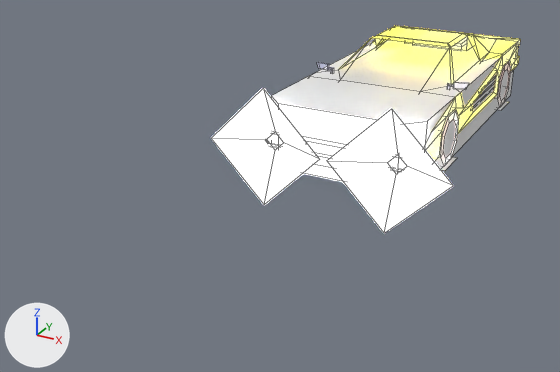
The FBX model Assets/FBX/Cars/Eleganza/Eleganza.fbx as it was, and as the next commit left it.
Both versions are drawn from a camera (50 mm lens) standing at (6.27, -18.0, 6.49) and looking at (-1.37, -4.12, -0.45). Every picture has the same lights, and +X, +Y and +Z are marked at lower left. Mesh edges are drawn as thin lines. Where no turn or scale is listed for an object, it has been applied to the vertices.

Names of what the first picture shows: 'eleganza1', 'eleganza_cldr'.
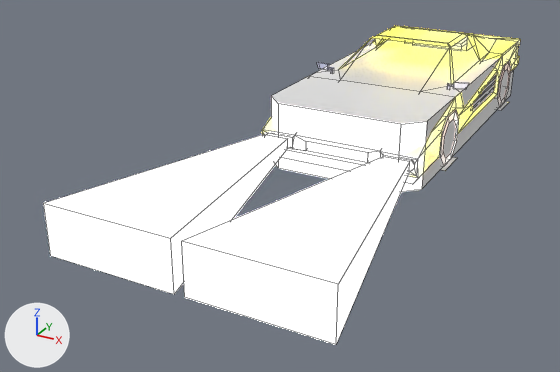
Boxes [x1, y1, x2, y2] around the edits, measured in the pictures (560 x 372 px; the box of a moved part takes in the faces that stretch with it):
'eleganza1', reshaped (54% wider, 54% taller): before [212, 26, 520, 233]; after [44, 26, 520, 345]
part 1 of me_cube, moved or reshaped: before [212, 89, 453, 233]; after [44, 134, 410, 345]

What the commit changed:
me_cube is used by ob_eleganza1; location (0.0, 0.0, 0.0).
me_cube had 546 vertices, 471 faces and spanned x -2.7..2.7, y -4.79..4.26, z -0.65..2.14.
me_cube now has 546 vertices, 475 faces and spans x -2.64..2.64, y -9.79..4.26, z 0.0..2.14.
Part 1, on me_cube:
16 vertices are removed from x -2.7..2.7, y -4.79..-4.29, z -0.65..1.97.
8 faces are deleted.
16 vertices are added at x -2.64..2.64, y -9.79..-4.29, z 0.18..1.15.
12 new faces join them, mat_retroatlasgodray (white #e7e7e7).
